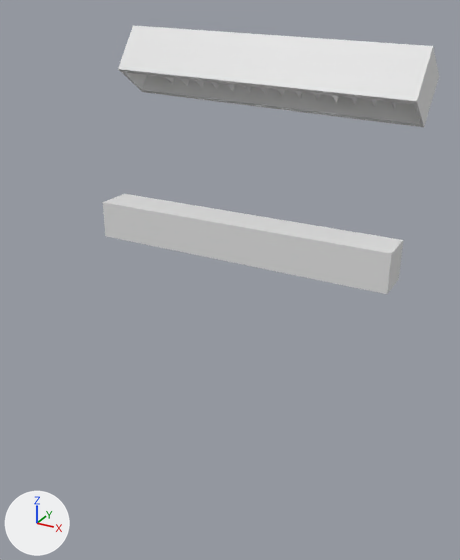
The OBJ model BlenderModellen/TLArmatuurEnBuis.obj as it was, and as the next commit left it.
Before and after are seen from a camera (50 mm lens) standing at (2.2, -3.11, 2.9) and looking at (0.07, 0.75, 0.97). The lights are fixed; the arrows at lower left show +X, +Y and +Z. Where no turn or scale is listed for an object, it has been applied to the vertices.

In view in the first picture: 'Cube.001_Cube.002', 'Cube_Cube.001'.
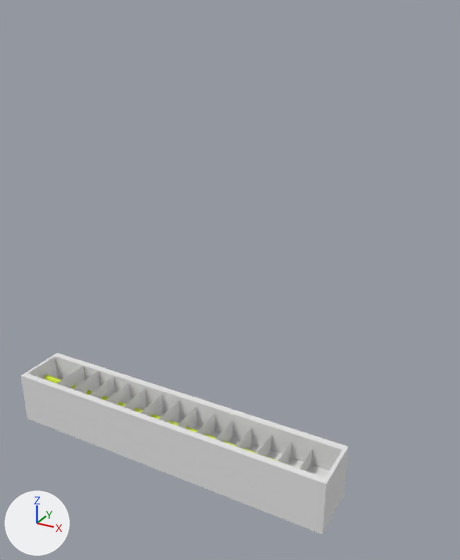
Location of each change, (x1, y1, x2, y2) in pixels of the pictures (460 x 560 px):
'Cube_Cube.001', reshaped (77% taller): before (118, 25, 439, 127); after (21, 353, 348, 534)
'Cube.001_Cube.002', deleted: before (103, 194, 403, 294)
'Cylinder', reshaped (not visible before): after (44, 375, 297, 468)

The change in detail:
me_cube_cube_001 has 16 vertices, 12 faces and spans x -1.31..1.2, y 1.29..1.89, z 2.06..2.71.
me_cube_cube_001 is used by ob_cube_cube_001; location (0.0, 0.0, 0.0).
me_cube_cube_001 part 1: the whole mesh is multiplied about its middle by the matrix ((0.999, -0.016, -0.035), (0.006, -0.829, 0.559), (-0.038, -0.559, -0.828)), then moved by (0.06, -1.58, -2.34).
me_cylinder has 200 vertices, 102 faces and spans x -1.29..1.16, y 1.53..1.61, z 2.33..2.47.
me_cylinder is used by ob_cylinder; location (0.0, 0.0, 0.0).
me_cylinder part 2: the whole mesh is multiplied about its middle by the matrix ((1.0, -0.011, -0.018), (0.016, 0.95, 0.311), (0.013, -0.311, 0.95)), then moved by (0.07, -1.55, -2.3).
Object 'Cube.001_Cube.002' (ob_cube_001_cube_002) is deleted.
